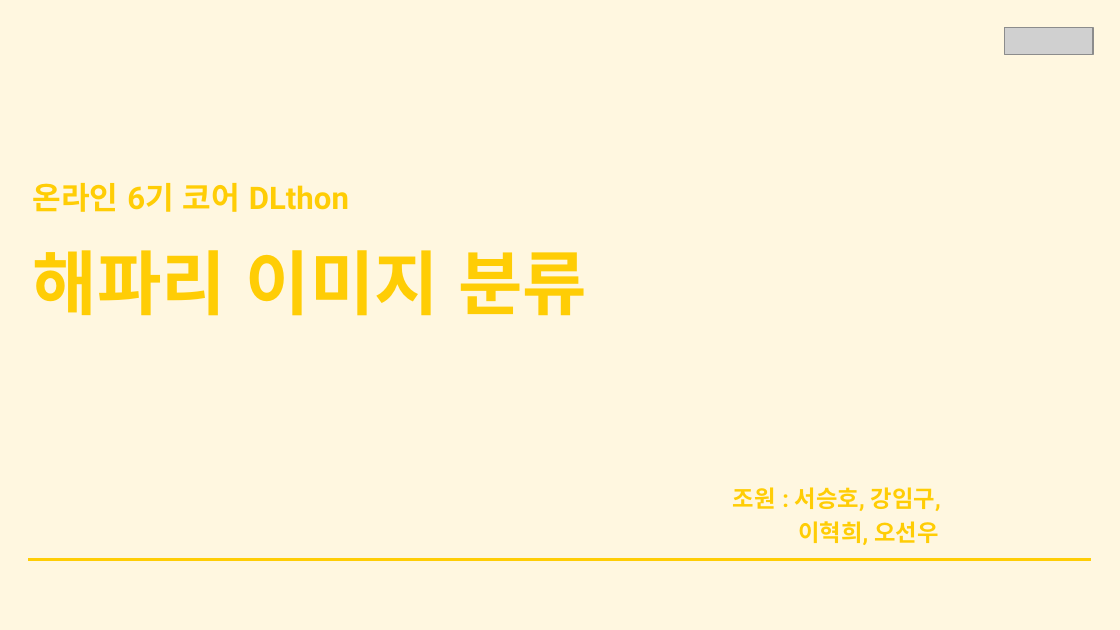
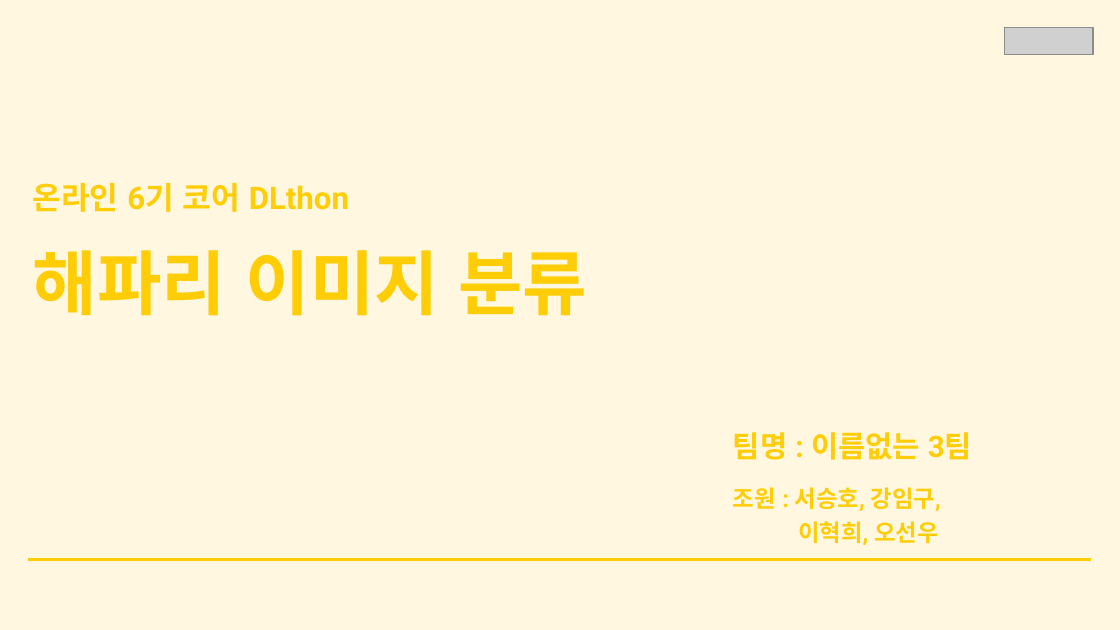
Before and after one commit to knggu/Iamgroww, a slide deck: slide 1 of DLthon/해파리 발표 ppt.pptx. Drawn at 1120x630 pixels with LibreOffice and Linux fonts; fonts in the diff are those of the drawing; grey boxes stand for pictures. Boxes give left, top, right and bottom in pixels: in the first picture for what was removed or moved away, otherwise in the second. Text is boxed around its words. In the diff, an @@ line names an element or a change of style, - is before the commit and + after.

```diff
--- a/DLthon/해파리 발표 ppt.pptx
+++ b/DLthon/해파리 발표 ppt.pptx
@@ text added at box(733, 432, 972, 460), 19 pt, text #FFCD05, bold @@
+팀명 : 이름없는 3팀
```
Also in this commit, not shown: 9 other slides changed, 2 slides added, 1 other file.
